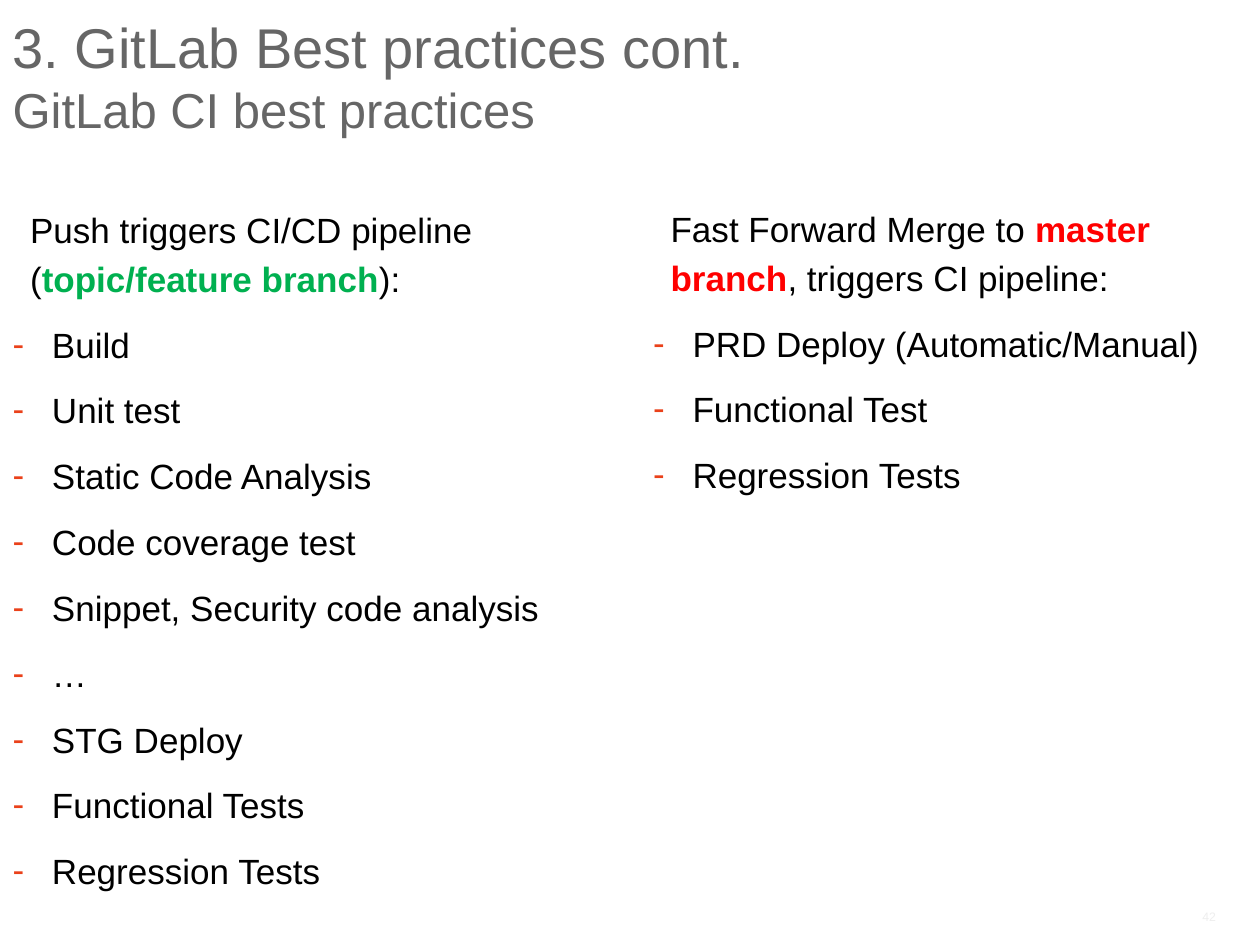
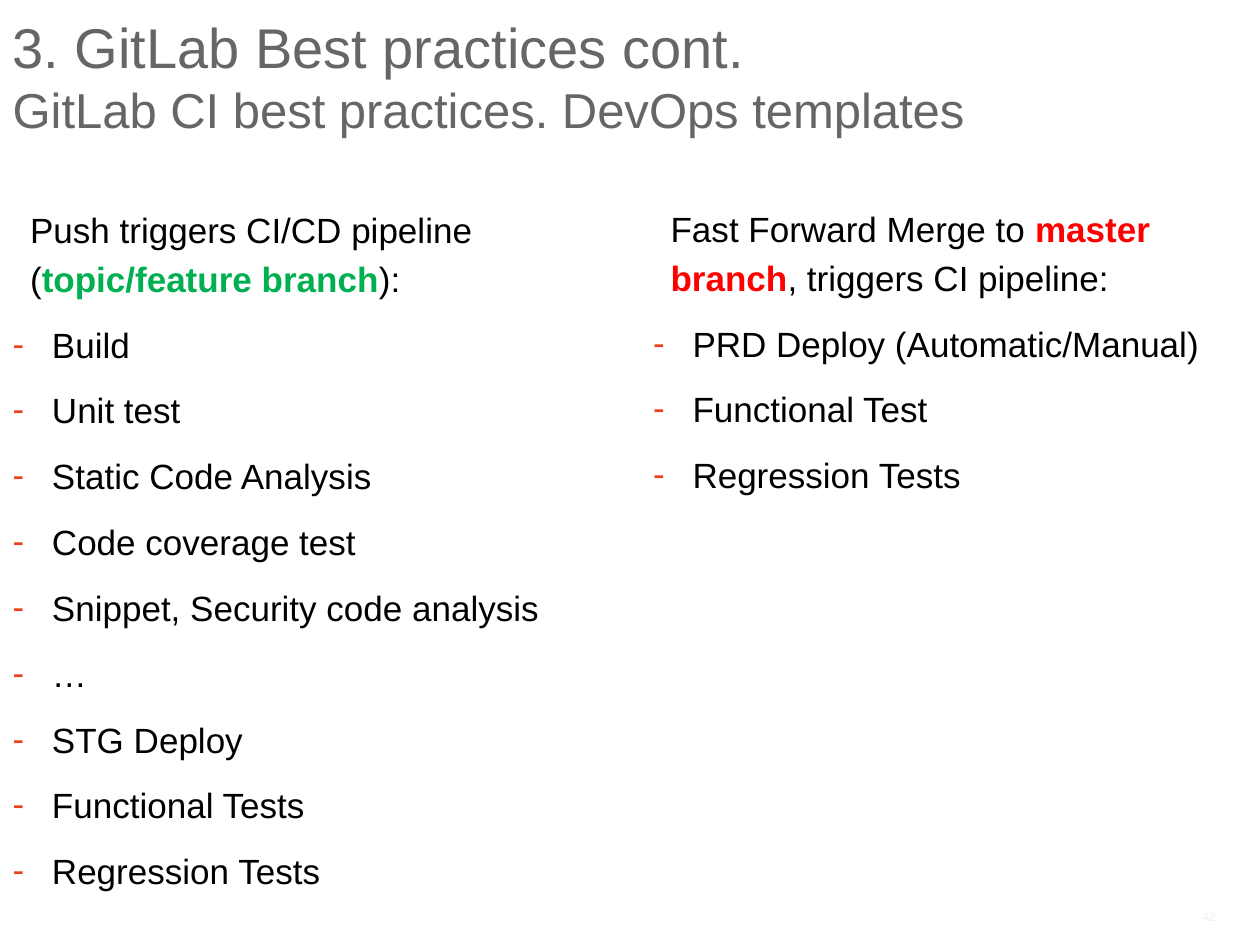
Before and after one commit to ilyaro/mysite, a slide deck: slide 42 of WorkStuff/Courses/Git/Git_Gitlab_Best_Practices/Git_Gitlab_BestPractices.pptx. Drawn at 1260x945 pixels with LibreOffice and Linux fonts; fonts in the diff are those of the drawing. Boxes give left, top, right and bottom in pixels: in the first picture for what was removed or moved away, otherwise in the second. Text is boxed around its words. In the diff, an @@ line names an element or a change of style, - is before the commit and + after.

Commit message:
CI

```diff
--- a/WorkStuff/Courses/Git/Git_Gitlab_Best_Practices/Git_Gitlab_BestPractices.pptx
+++ b/WorkStuff/Courses/Git/Git_Gitlab_Best_Practices/Git_Gitlab_BestPractices.pptx
@@ title at [13,27,964,138]: text changed; size 32 to 28 pt @@
-3. GitLab Best practices cont.
-GitLab CI best practices
+3. GitLab Best practices cont.
+GitLab CI best practices. DevOps templates
```
Also in this commit, not shown: 1 slide added.
